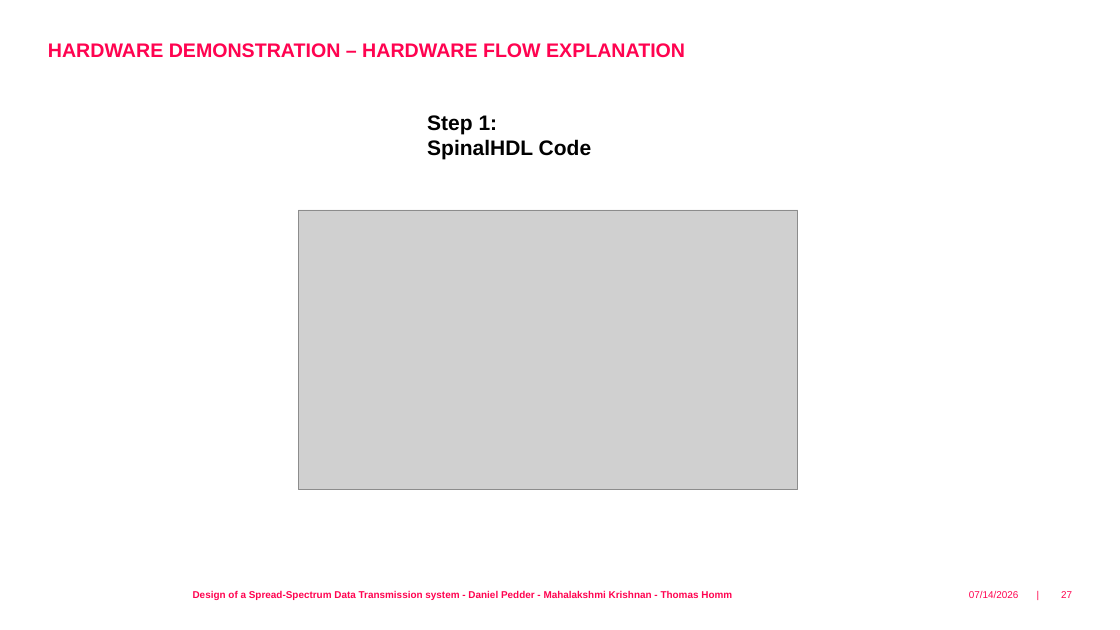
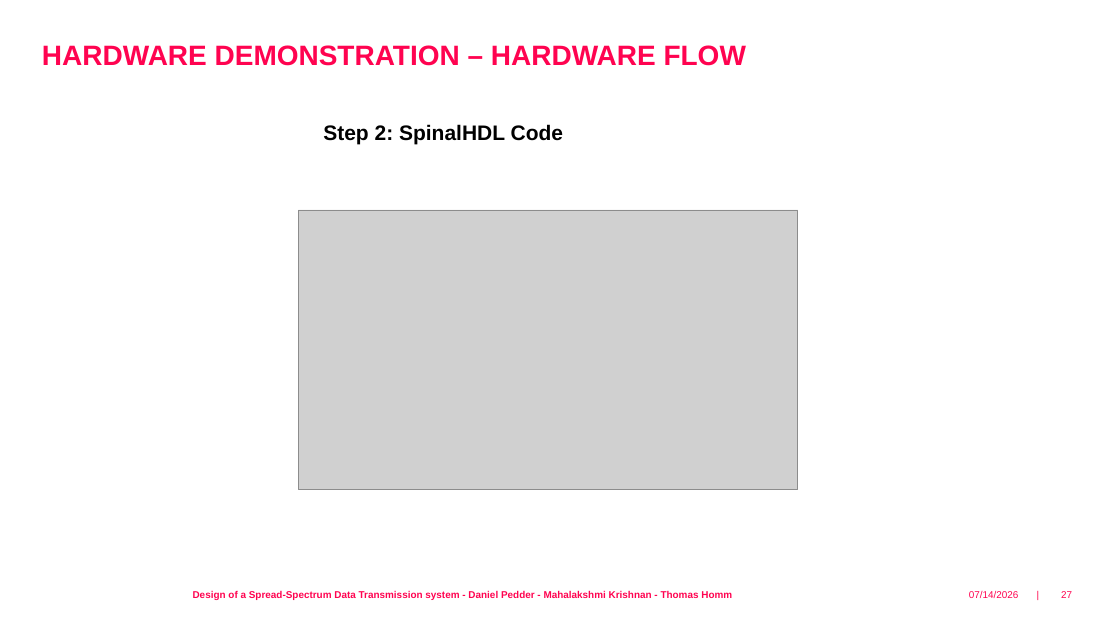
Before and after one commit to fredowski/spreads, a slide deck: slide 27 of documentation/presentation/spread_spectrum_vlsi_daniel.odp. Drawn at 1120x630 pixels with LibreOffice and Linux fonts; fonts in the diff are those of the drawing; grey boxes stand for pictures; background and template pictures are left out. Boxes give left, top, right and bottom in pixels: in the first picture for what was removed or moved away, otherwise in the second. Text is boxed around its words. In the diff, an @@ line names an element or a change of style, - is before the commit and + after.

```diff
--- a/documentation/presentation/spread_spectrum_vlsi_daniel.odp
+++ b/documentation/presentation/spread_spectrum_vlsi_daniel.odp
@@ text at [42,45,746,66]: text changed; size 16.8 to 24 pt @@
-HARDWARE DEMONSTRATION – HARDWARE FLOW EXPLANATION
+HARDWARE DEMONSTRATION – HARDWARE FLOW
@@ text at [323,124,563,144]: text changed @@
-Step 1:
-SpinalHDL Code
+Step 2: SpinalHDL Code
```
Also in this commit, not shown: 4 other slides changed.
